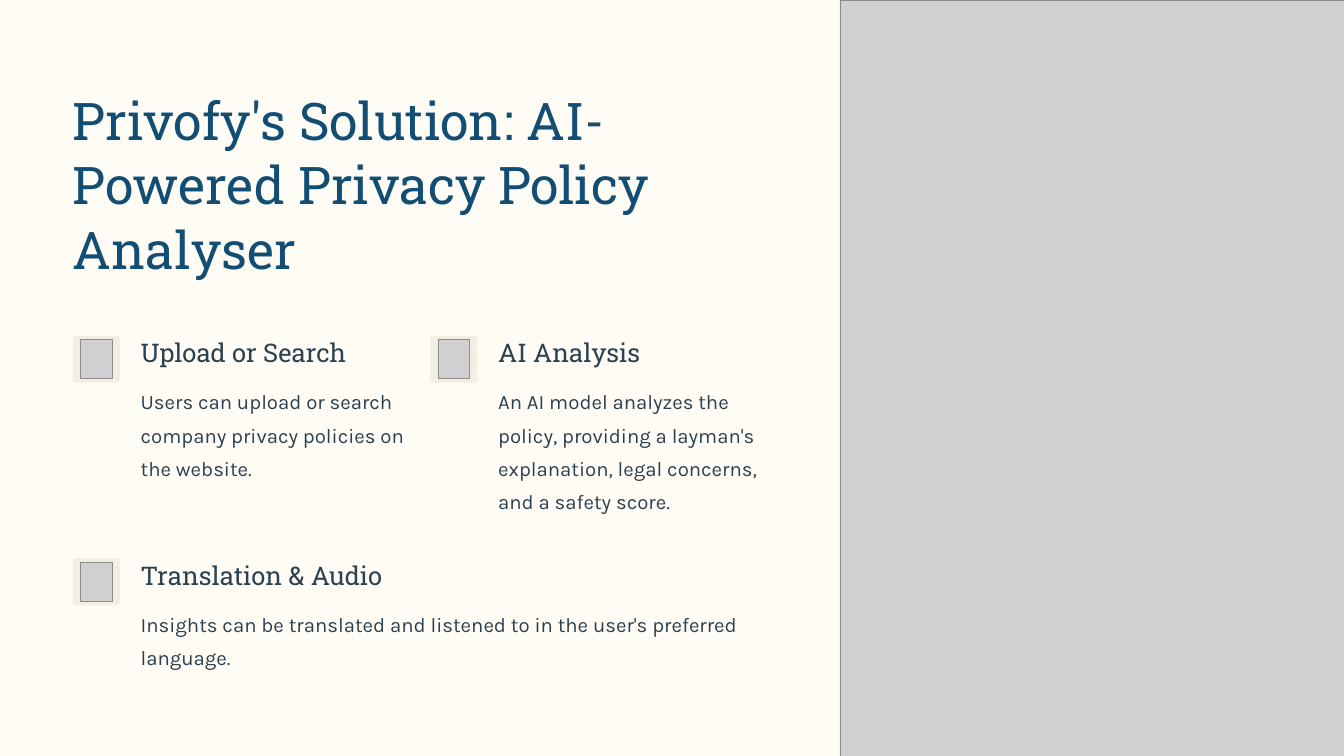
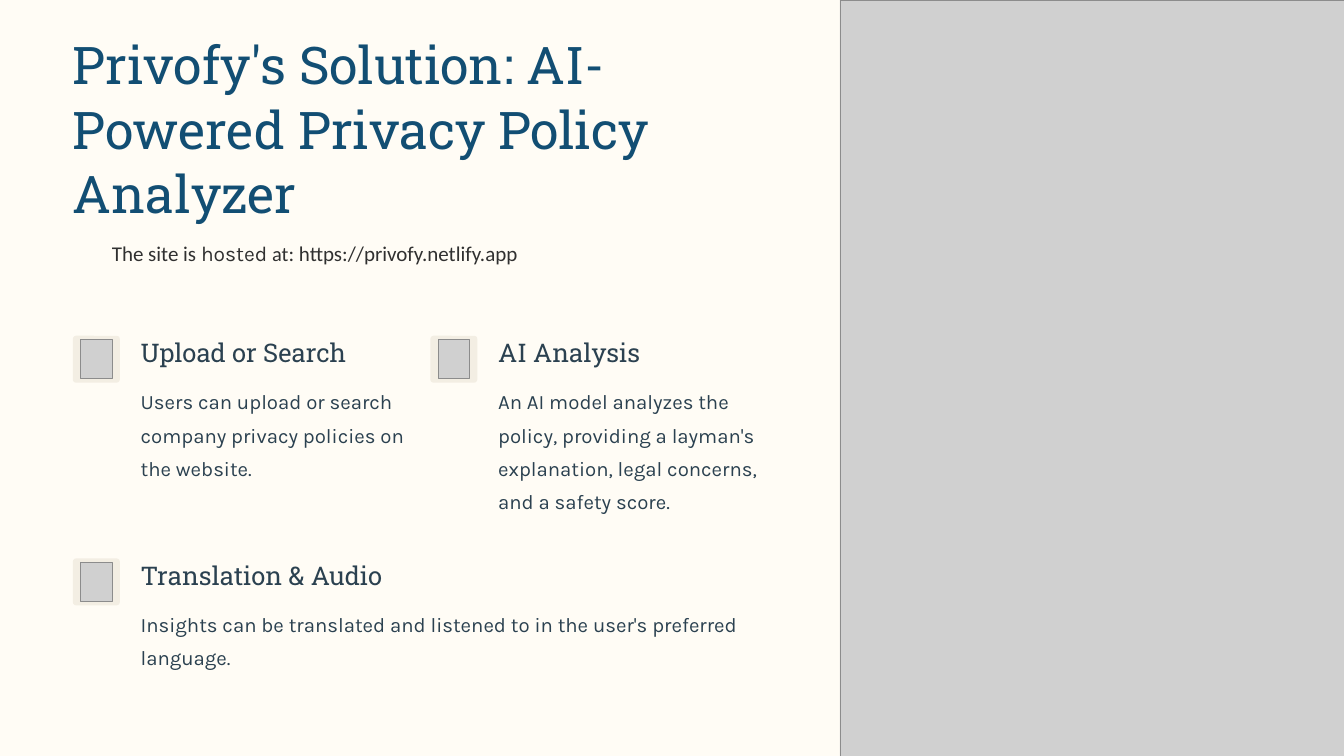
Before and after one commit to ShivanshCoding36/Privofy, a slide deck: slide 3 of Privofy.pptx. Drawn at 1344x756 pixels with LibreOffice and Linux fonts; fonts in the diff are those of the drawing; grey boxes stand for pictures; background and template pictures are left out. Boxes give left, top, right and bottom in pixels: in the first picture for what was removed or moved away, otherwise in the second. Text is boxed around its words. In the diff, an @@ line names an element or a change of style, - is before the commit and + after.

```diff
--- a/Privofy.pptx
+++ b/Privofy.pptx
@@ text at (73, 44, 648, 224): text changed @@
-Privofy's Solution: AI-Powered Privacy Policy Analyser
+Privofy's Solution: AI-Powered Privacy Policy Analyzer
@@ text added at (112, 246, 517, 265), 18 pt, text #303030 @@
+The site is hosted at: https://privofy.netlify.app
```
